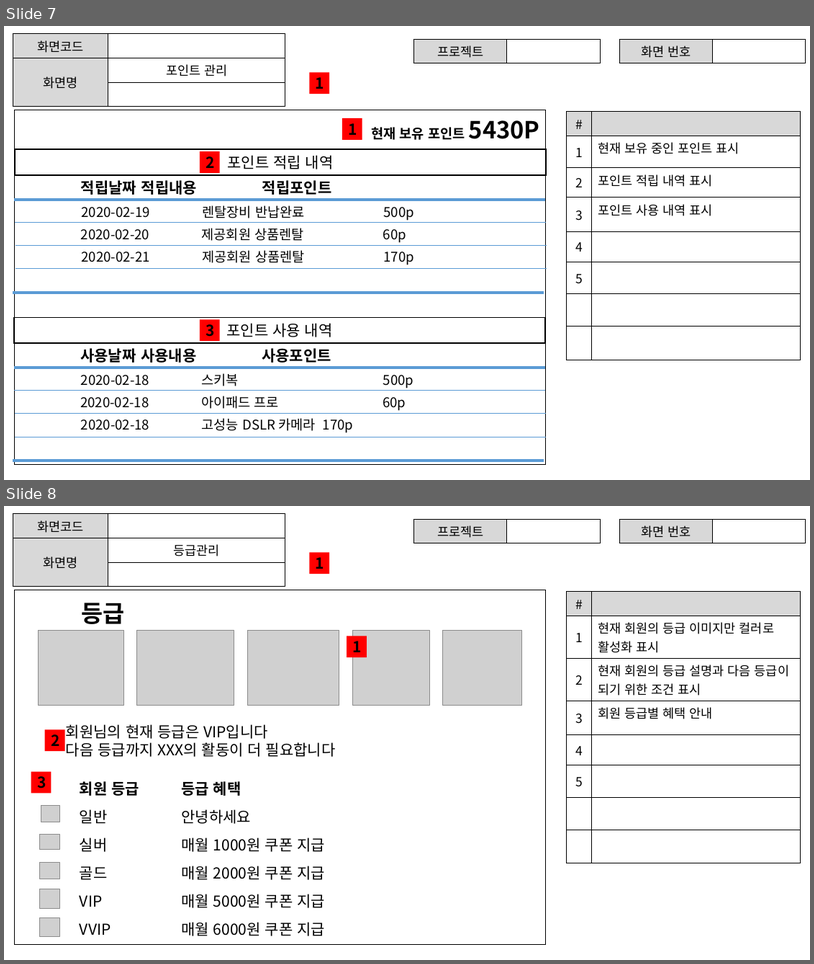
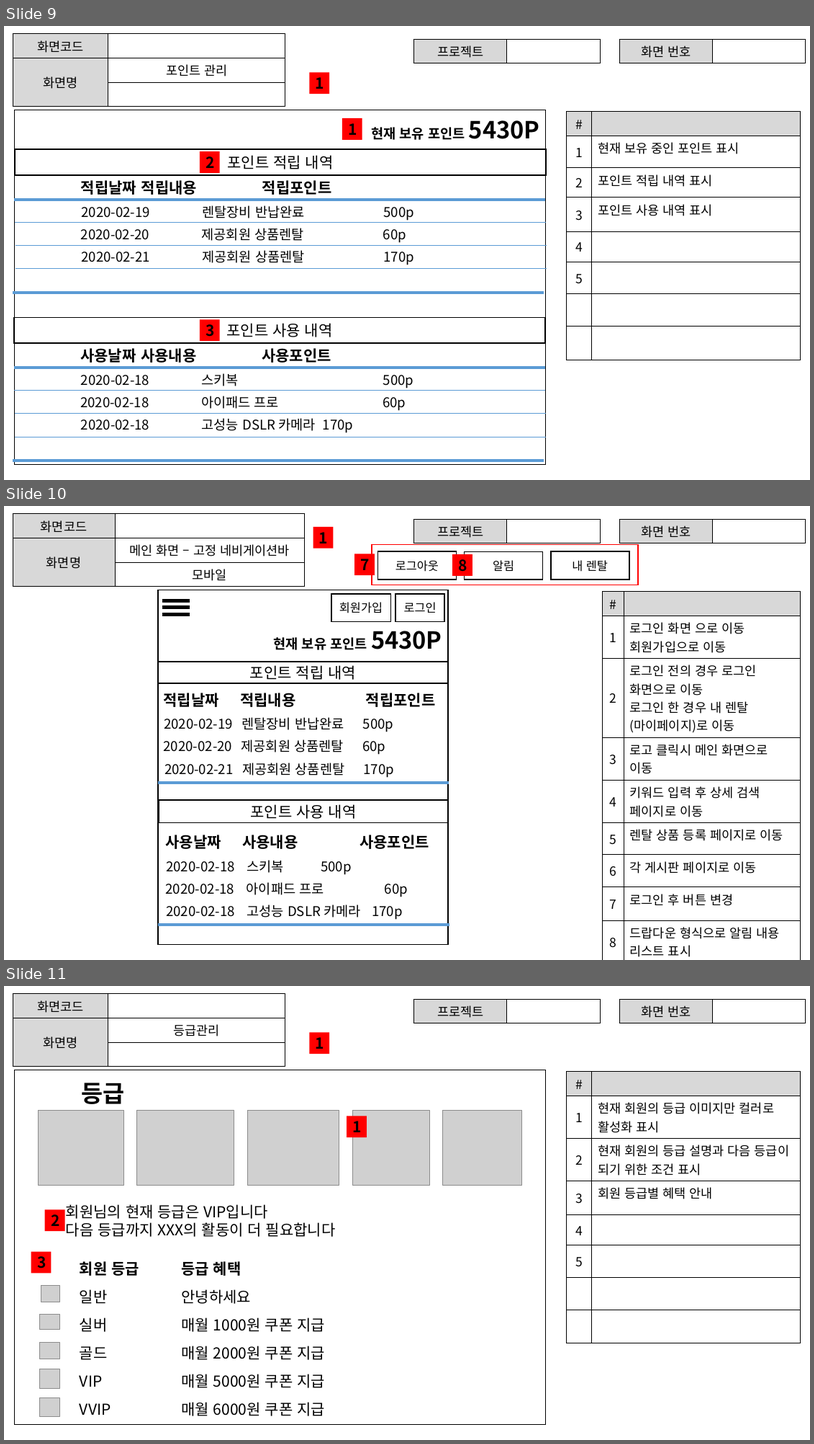
Before and after one commit to ezenteam2/RentalEquip, a slide deck: 0 발표용 파워포인트/project04 - 파워포인트 종합 - 현태.pptx. Shown one above the other, each under a label of ours: slides 7 and 8 before the commit, slides 9, 10 and 11 after it. The pictures are 814x964 and 814x1444 pixels, drawn with LibreOffice and Linux fonts; fonts in the diff are those of the drawing; grey boxes stand for pictures. Boxes give left, top, right and bottom in pixels: in the first picture for what was removed or moved away, otherwise in the second. Text is boxed around its words. In the diff, an @@ line names an element or a change of style, - is before the commit and + after.

```diff
--- a/0 발표용 파워포인트/project04 - 파워포인트 종합 - 현태.pptx
+++ b/0 발표용 파워포인트/project04 - 파워포인트 종합 - 현태.pptx
@@ slide 10 added at (4,506,810,960), background #FFFFFF @@
@@ table added at (13,514,305,584), 3 rows, 2 columns @@
+화면코드 | 
+화면명 | 메인 화면 – 고정 네비게이션바
+ | 모바일
@@ rectangle added at (313,527,333,548), fill #FF0000, 18 pt, text #000000, bold @@
+1
@@ table added at (414,519,600,541), 1 rows, 2 columns @@
+프로젝트 | 
@@ table added at (620,519,806,541), 1 rows, 2 columns @@
+화면 번호 | 
@@ rectangle added at (372,545,638,585), outline #FF0000 1 pt @@
@@ rectangle added at (355,554,375,575), fill #FF0000, 18 pt, text #000000, bold @@
+7
@@ rectangle added at (378,551,456,579), outline #000000 1.5 pt, 14 pt, text #000000 @@
+로그아웃
@@ rectangle added at (453,554,473,576), fill #FF0000, 18 pt, text #000000, bold @@
+8
@@ rectangle added at (464,552,543,580), outline #000000 1.5 pt, 14 pt, text #000000 @@
+알림
@@ rectangle added at (551,551,630,579), outline #000000 1.5 pt, 14 pt, text #000000 @@
+내 렌탈
@@ rectangle added at (158,590,449,944), outline #000000 1 pt @@
@@ table added at (603,591,800,960), 9 rows, 2 columns @@
+# | 
+1 | 로그인 화면 으로 이동 / 회원가입으로 이동
+2 | 로그인 전의 경우 로그인 화면으로 이동 / 로그인 한 경우 내 렌탈(마이페이지)로 이동
+3 | 로고 클릭시 메인 화면으로 이동
+4 | 키워드 입력 후 상세 검색 페이지로 이동
+5 | 렌탈 상품 등록 페이지로 이동
+6 | 각 게시판 페이지로 이동
+7 | 로그인 후 버튼 변경
+8 | 드랍다운 형식으로 알림 내용 리스트 표시
@@ line added from (162, 600) to (190, 600), #000000 4.5 pt @@
@@ line added from (162, 608) to (190, 608), #000000 4.5 pt @@
@@ rectangle added at (332,594,391,621), outline #000000 1.5 pt, 14 pt, text #000000 @@
+회원가입
@@ rectangle added at (396,594,445,621), outline #000000 1.5 pt, 14 pt, text #000000 @@
+로그인
@@ line added from (162, 614) to (190, 614), #000000 4.5 pt @@
@@ text added at (273,637,367,650), 16 pt, text #000000, bold @@
+현재 보유 포인트 5430P
@@ rectangle added at (157,662,448,683), outline #000000 1.5 pt, 18 pt, text #000000 @@
+포인트 적립 내역
@@ text added at (164,692,436,707), 18 pt, text #000000, bold @@
+적립날짜 적립내용 적립포인트
@@ text added at (164,717,394,732), 16 pt, text #000000 @@
+2020-02-19 렌탈장비 반납완료 500p
@@ text added at (164,739,386,754), 16 pt, text #000000 @@
+2020-02-20 제공회원 상품렌탈 60p
@@ text added at (165,762,395,777), 16 pt, text #000000 @@
+2020-02-21 제공회원 상품렌탈 170p
@@ line added from (157, 782) to (449, 782), #5B9BD5 3 pt @@
@@ rectangle added at (159,800,449,822), outline #000000 1.5 pt, 18 pt, text #000000 @@
+포인트 사용 내역
@@ text added at (166,834,430,849), 18 pt, text #000000, bold @@
+사용날짜 사용내용 사용포인트
@@ text added at (166,860,352,875), 16 pt, text #000000 @@
+2020-02-18 스키복 500p
@@ text added at (166,882,408,897), 16 pt, text #000000 @@
+2020-02-18 아이패드 프로 60p
@@ text added at (166,904,403,919), 16 pt, text #000000 @@
+2020-02-18 고성능 DSLR 카메라 170p
@@ line added from (158, 924) to (450, 924), #5B9BD5 3 pt @@
@@ what was slide 7 is now slide 9 @@
@@ what was slide 8 is now slide 11 @@
```
Also in this commit, not shown: 2 slides changed, 3 other slides added.
